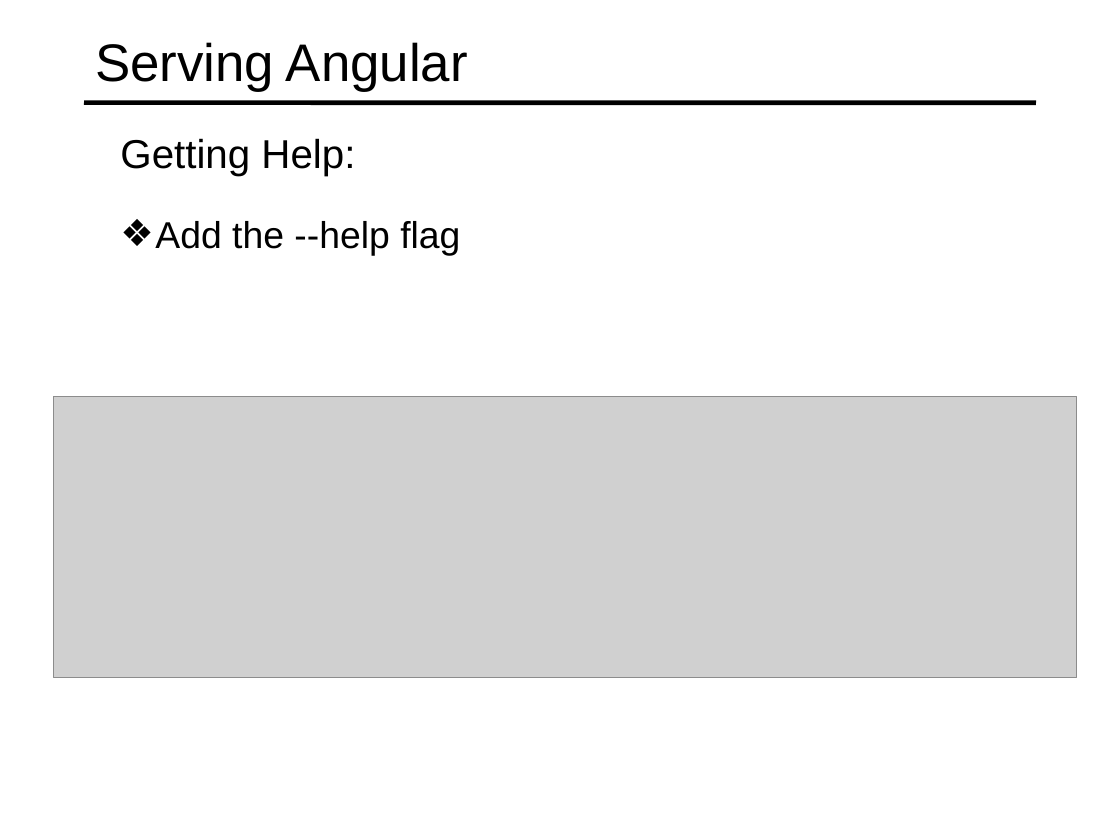
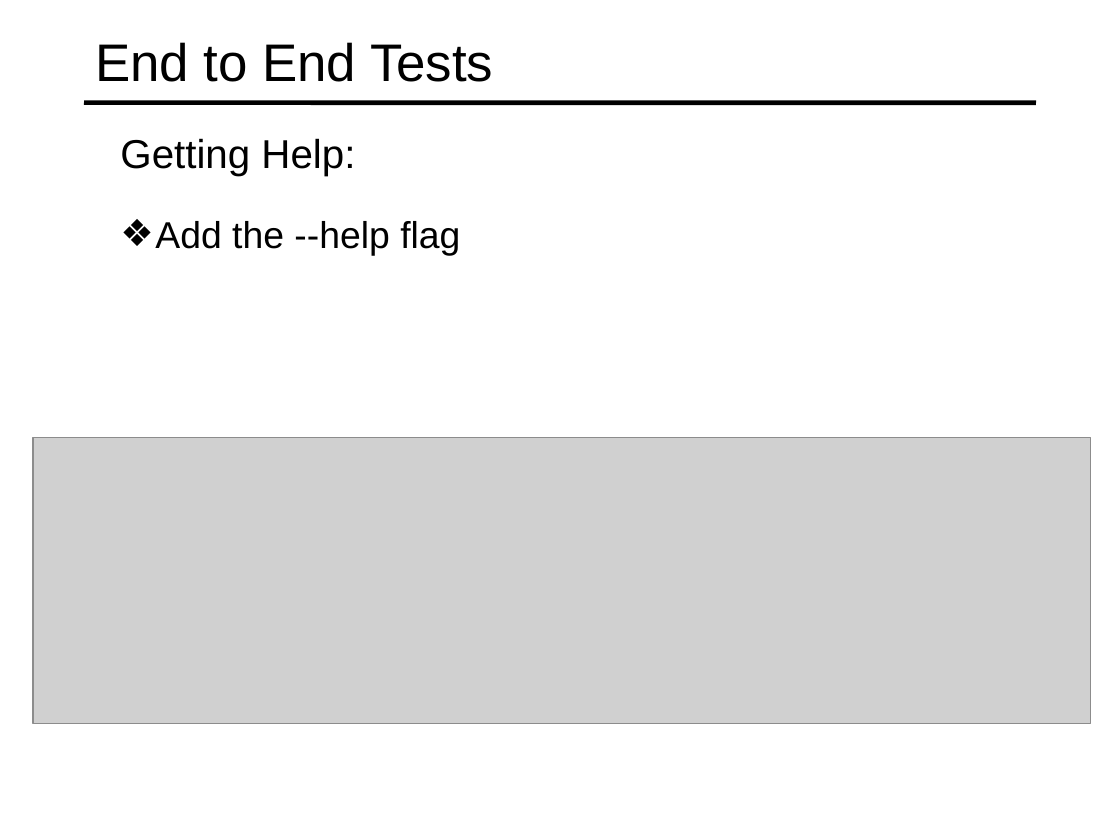
Before and after one commit to specter01wj/Jago_Link_Training, a slide deck: slide 12 of Angular/Angular7/Angular CLI/7.Running Unit and End to End Tests/L7_Running Unit and End to End Tests.ppt. Drawn at 1120x840 pixels with LibreOffice and Linux fonts; fonts in the diff are those of the drawing; grey boxes stand for pictures. Boxes give left, top, right and bottom in pixels: in the first picture for what was removed or moved away, otherwise in the second. Text is boxed around its words. In the diff, an @@ line names an element or a change of style, - is before the commit and + after.

Commit message:
09/05/2019 v1

```diff
--- a/Angular/Angular7/Angular CLI/7.Running Unit and End to End Tests/L7_Running Unit and End to End Tests.ppt
+++ b/Angular/Angular7/Angular CLI/7.Running Unit and End to End Tests/L7_Running Unit and End to End Tests.ppt
@@ title at [95,42,493,82]: text changed @@
-Serving Angular
+End to End Tests
@@ picture: place and size @@
-picture at [54,396,1077,678]
+picture at [34,437,1091,722]
```
Also in this commit, not shown: 1 other slide changed, 4 slides added, 9 slides removed.
